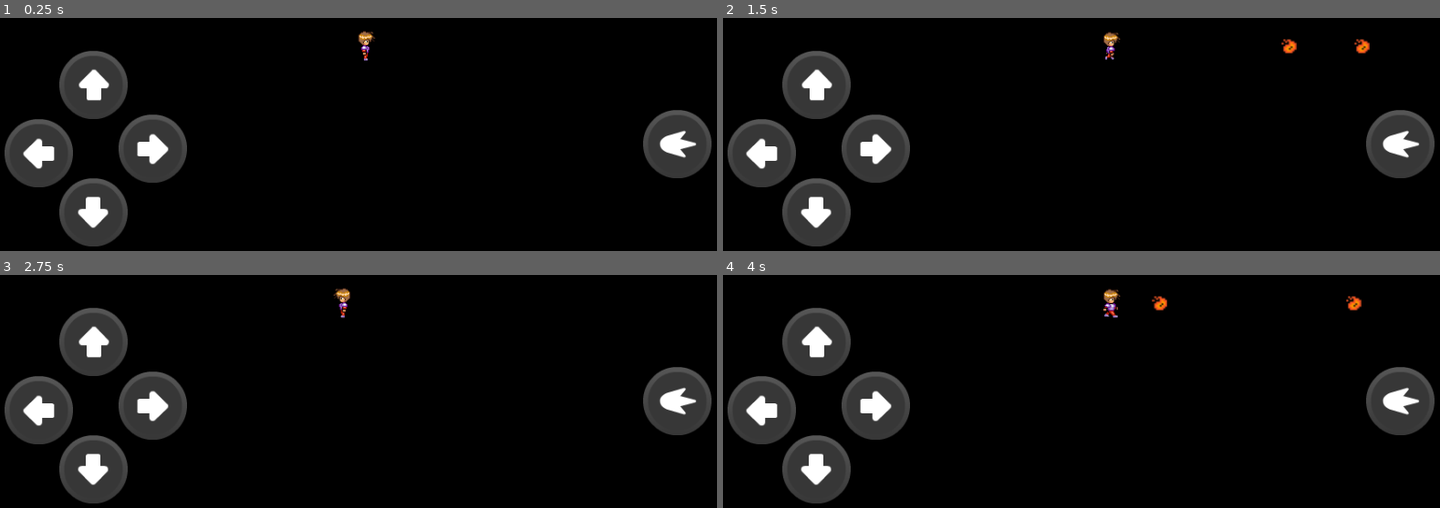
Above: before the commit, frames 1-4 (two rows, left to right).
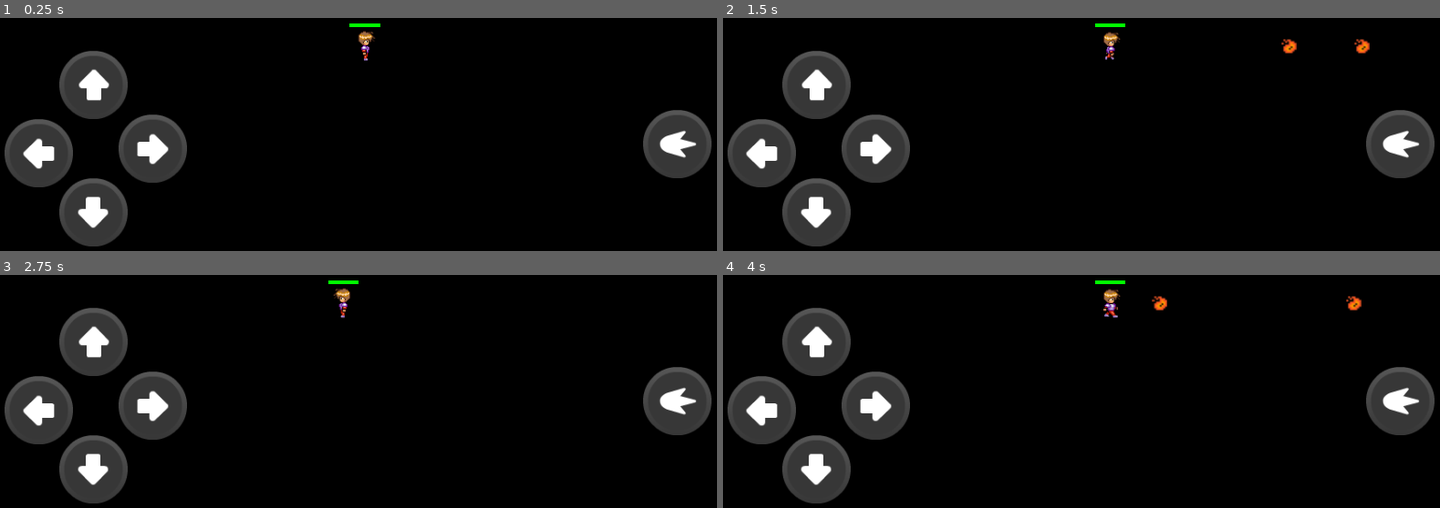
Above: after the commit, the same moments.

Repository: xash3000/cave-of-memories
Game: Godot game, scene res://Player/Player.tscn
Same seed, same stepped clock (60 frames per second), same inputs: the game is played once before the commit and once after it. This scene is started directly instead of the project's main scene.
Inputs:
- Up to frame 1 (0.25 s): no input
- Up to frame 2 (1.5 s): tap Enter (ui_accept) at 0.5, 0.77 s; hold Right (ui_right) from 0.53 s (still down)
- Up to frame 3 (2.75 s): tap Enter (ui_accept) at 1.52 s; release Right (ui_right) at 2.03 s; hold Left (ui_left) from 2.03 s (still down)
- Up to frame 4 (4 s): release Left (ui_left) at 2.78 s; hold Right (ui_right) from 2.78 s (still down); tap Enter (ui_accept) at 3.02, 3.77 s

The runs differ from the first frame. In frame 1, less than 0.1% of the frame differs, in the area x 48-54%, y 2-4%; in frame 2, less than 0.1%; in frame 3, less than 0.1%; in frame 4, less than 0.1%.

Commit message:
basic health bar

Diff:
--- a/Levels/LevelTemp.gd
+++ b/Levels/LevelTemp.gd
@@ -2,7 +2,6 @@
 
 var collected = 0
 export var next_scene: PackedScene
-
 
 func _on_Player_piece(id) -> void:
 	get_node('UI/p' + id).visible = true
--- a/Levels/LevelTempEnding.tscn
+++ b/Levels/LevelTempEnding.tscn
@@ -27,7 +27,7 @@
 margin_top = 232.0
 margin_right = 1416.0
 margin_bottom = 1512.0
-rect_scale = Vector2( 0.258831, 0.296449 )
+rect_scale = Vector2( 0.258831, 0.256449 )
 texture = ExtResource( 3 )
 __meta__ = {
 "_edit_use_anchors_": false
@@ -53,15 +53,16 @@
 custom_fonts/font = ExtResource( 2 )
 custom_colors/font_color = Color( 0, 0, 0, 1 )
 text = "caption"
+uppercase = true
 __meta__ = {
 "_edit_use_anchors_": false
 }
 
 [node name="page-2-text" type="Label" parent="CanvasLayer"]
-margin_left = 704.0
+margin_left = 688.0
 margin_top = 248.0
-margin_right = 780.0
-margin_bottom = 262.0
+margin_right = 1133.0
+margin_bottom = 407.0
 custom_fonts/font = ExtResource( 4 )
 custom_colors/font_color = Color( 0, 0, 0, 1 )
 text = "\"This is a very special picture to me as it's
--- a/Monsters/monster.gd
+++ b/Monsters/monster.gd
@@ -2,6 +2,7 @@
 
 export var speed = 192
 export var v = Vector2(1, 0)
+export var damage = 60
 var velocity = Vector2.ZERO
 var FLOOR_NORMAL = Vector2.UP
 onready var sp = $Sprite
--- /dev/null
+++ b/Player/HealthBar.gd
@@ -0,0 +1,21 @@
+extends Control
+
+onready var bar = $Bar
+export var max_health = 100
+
+export var safe_color: Color = Color.green
+export var caution_color: Color = Color.yellow
+export var  danger_color: Color = Color.red
+
+func _on_health_update(amount):
+	bar.value = amount
+
+	if amount > 60:
+		bar.tint_progress = safe_color
+	elif amount > 30:
+		bar.tint_progress = caution_color
+	else:
+		bar.tint_progress = danger_color
+
+func _on_max_health():
+	bar.value = max_health
--- /dev/null
+++ b/Player/HealthBar.tscn
@@ -0,0 +1,26 @@
+[gd_scene load_steps=5 format=2]
+
+[ext_resource path="res://Assets/UI/health-bar-under.png" type="Texture" id=1]
+[ext_resource path="res://Assets/UI/health-bar-progress.png" type="Texture" id=2]
+[ext_resource path="res://Assets/UI/health-bar-over.png" type="Texture" id=3]
+[ext_resource path="res://Player/HealthBar.gd" type="Script" id=4]
+
+[node name="HealthBar" type="Control"]
+script = ExtResource( 4 )
+__meta__ = {
+"_edit_use_anchors_": false
+}
+
+[node name="Bar" type="TextureProgress" parent="."]
+margin_right = 40.0
+margin_bottom = 40.0
+value = 100.0
+texture_under = ExtResource( 1 )
+texture_over = ExtResource( 3 )
+texture_progress = ExtResource( 2 )
+tint_progress = Color( 0, 1, 0, 1 )
+__meta__ = {
+"_edit_use_anchors_": false
+}
+
+[node name="UpdateTween" type="Tween" parent="."]
--- a/Player/Player.gd
+++ b/Player/Player.gd
@@ -12,6 +12,9 @@
 	"down": Vector2(0, 1)
 }
 signal piece(id)
+signal health(amount)
+signal max_health()
+export var hp = 100
 
 func _physics_process(delta: float) -> void:
 	if Input.is_action_pressed('ui_right'):
@@ -55,7 +58,10 @@
 
 func _on_EnemyDetector_body_entered(body: Node) -> void:
 	if body.filename.ends_with('Snake.tscn'):
-		die()
+		hp -= body.get('damage')
+		if hp <= 0:
+			die()
+		emit_signal('health', hp)
 
 func die():
 	get_tree().reload_current_scene()
--- a/Player/Player.tscn
+++ b/Player/Player.tscn
@@ -14,6 +14,7 @@
 [ext_resource path="res://Assets/UI/fire-normal.png" type="Texture" id=12]
 [ext_resource path="res://Assets/SFX/desert-music.ogg" type="AudioStream" id=13]
 [ext_resource path="res://Assets/SFX/pickup.wav" type="AudioStream" id=14]
+[ext_resource path="res://Player/HealthBar.tscn" type="PackedScene" id=15]
 
 [sub_resource type="RectangleShape2D" id=1]
 extents = Vector2( 12, 18 )
@@ -318,5 +319,13 @@
 [node name="pickup" type="AudioStreamPlayer2D" parent="."]
 stream = ExtResource( 14 )
 volume_db = 10.0
+
+[node name="HealthBar" parent="." instance=ExtResource( 15 )]
+margin_left = -16.0
+margin_top = -24.0
+margin_right = -16.0
+margin_bottom = -24.0
+[connection signal="health" from="." to="HealthBar" method="_on_health_update"]
+[connection signal="max_health" from="." to="HealthBar" method="_on_max_health"]
 [connection signal="body_entered" from="PieceDetector" to="." method="_on_PieceDetector_body_entered"]
 [connection signal="body_entered" from="EnemyDetector" to="." method="_on_EnemyDetector_body_entered"]
Binary file added: Assets/UI/health-bar-over.png
Not shown, added: Assets/UI/health-bar-over.png.import
Binary file added: Assets/UI/health-bar-progress.png
Not shown, added: Assets/UI/health-bar-progress.png.import
Binary file added: Assets/UI/health-bar-under.png
Not shown, added: Assets/UI/health-bar-under.png.import
Not shown: 1 places in Player/Player.tscn that only renumber resources
Binary file changed: icon.png
